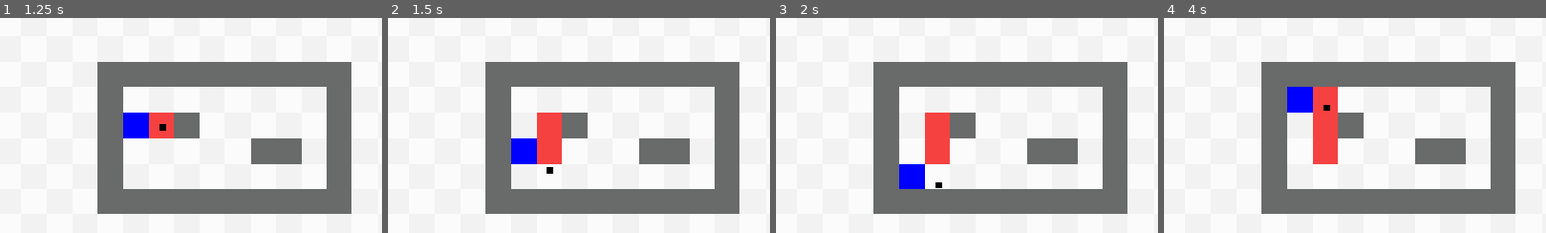
Above: before the commit, frames 1-4 (left to right).
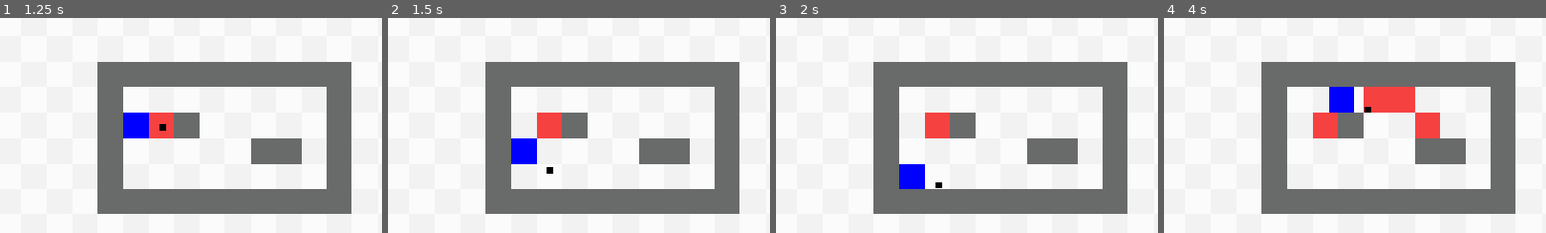
Above: after the commit, the same moments.

Repository: btoosey/Godot-Wild-Jam-99
Game: Godot game, scene res://scenes/main/main.tscn
Two runs of this game, one before a commit and one after it. Both use one fixed random seed, a clock stepped at 60 frames per second and the inputs below.
Inputs (mouse positions are % of the whole screen's width and height, from its top left):
- Up to frame 1 (1.25 s): tap Enter at 0.5 s; move the mouse to (72, 45) at 0.52 s; press the mouse at (72, 45) at 0.53 s; hold D (player_right) from 0.53 s (still down)
- Up to frame 2 (1.5 s): tap Space at 1.25 s; move the mouse to (30, 55) at 1.27 s; release D (player_right) at 1.28 s; release the mouse at (30, 55) at 1.28 s; hold S (player_down) from 1.28 s (still down); click (30, 55) at 1.35 s
- Up to frame 3 (2 s): keep holding S (player_down)
- Up to frame 4 (4 s): tap Enter at 2 s; move the mouse to (60, 28) at 2.02 s; release S (player_down) at 2.03 s; hold D (player_right) 2.03-2.78 s; hold Q (undo) 2.03-2.78 s; click (60, 28) at 2.3 s; move the mouse to (45, 70) at 2.77 s; hold W (player_up) 2.78-3.53 s; click (45, 70) at 2.85 s; tap Space at 3.5 s; move the mouse to (80, 65) at 3.52 s; press the mouse at (80, 65) at 3.53 s; hold A (player_left) from 3.53 s (still down)
The pictures show only the part of the screen within x 4-54%, y 14-64%; the shares and areas given below are measured in that part.

Frame 1 is identical in both runs. In frame 2, 0.8% of the frame differs, in the area x 39-46%, y 56-68%; in frame 3, 0.8%; in frame 4, 5.3%, in the area x 32-73%, y 32-68%.

Commit message:
FIX: rework level log to be able to undo paint states

Diff:
--- a/scenes/main/main.gd
+++ b/scenes/main/main.gd
@@ -10,6 +10,3 @@
 	game_state_machine.init()
 	#TODO relocate following lines to the level scene
 	level_log.log_level_state()
-	player.player_moved.connect(level_log.log_level_state)
-	player.player_moved.connect(paintbrush.try_paint)
-	paintbrush.cell_painted.connect(level_log.log_level_state)
--- a/scenes/main/main.tscn
+++ b/scenes/main/main.tscn
@@ -240,8 +240,10 @@
 step = 0.001
 value = 1.0
 
-[node name="LevelLog" type="Node" parent="." unique_id=654758267]
+[node name="LevelLog" type="Node" parent="." unique_id=654758267 node_paths=PackedStringArray("paintbrush", "player")]
 script = ExtResource("10_a8run")
+paintbrush = NodePath("../Paintbrush")
+player = NodePath("../Player")
 
 [connection signal="pressed" from="MainMenu/MainMenuButtons/StartGame" to="MainMenu" method="_on_start_game_pressed"]
 [connection signal="pressed" from="PauseMenu/VBoxContainer/ResumeButton" to="PauseMenu" method="_on_resume_button_pressed"]
--- a/scenes/paintbrush/paintbrush.gd
+++ b/scenes/paintbrush/paintbrush.gd
@@ -1,6 +1,6 @@
 class_name Paintbrush extends Node2D
 
-signal cell_painted(cell: Vector2i)
+signal cell_painted
 
 @export var player: Player
 
@@ -10,6 +10,11 @@
 
 var current_cell: Vector2i = Vector2i.ZERO
 var paint_button_held: bool = false
+var paint_state := {}
+
+
+func _ready() -> void:
+	player.player_moved.connect(_try_paint)
 
 
 func _process(_delta: float) -> void:
@@ -20,39 +25,53 @@
 	else:
 		current_cell = hovered_cell
 		if not player.grid_mover.is_moving:
-			try_paint()
+			_try_paint()
 
 
 func _input(event: InputEvent) -> void:
 	if event.is_action_pressed("paint"):
 		paint_button_held = true
-		try_paint()
+		if player.grid_mover.is_moving:
+			return
+		_try_paint()
 
 	if event.is_action_released("paint"):
 		paint_button_held = false
 
 
-func try_paint() -> void:
+func _try_paint() -> void:
 	if not paint_button_held:
 		return
 
-	if can_paint(current_cell):
-		paint_cell(current_cell)
+	if _can_paint(current_cell):
+		_paint_cell(current_cell)
 
 
-func can_paint(cell: Vector2i) -> bool:
+func _can_paint(cell: Vector2i) -> bool:
 	if walls.get_cell_tile_data(cell):
 		return false
 
 	return true
 
 
-func paint_cell(cell: Vector2i) -> void:
-	var old_mask: int = palette.cell_paint_state.get(cell, 0)
+func _paint_cell(cell: Vector2i) -> void:
+	var old_mask: int = paint_state.get(cell, 0)
 	var new_mask: int = old_mask | palette.current_paint_colour
 	if old_mask == new_mask:
 		return
 
-	palette.cell_paint_state[cell] = new_mask
+	paint_state[cell] = new_mask
 	paint.set_cell(cell, 0, palette.MASK_TO_ATLAS[new_mask])
-	cell_painted.emit(cell)
+	cell_painted.emit()
+
+
+func get_paint_snapshot() -> Dictionary:
+	return paint_state.duplicate()
+
+
+func restore_paint(snapshot: Dictionary) -> void:
+	paint_state = snapshot.duplicate()
+	paint.clear()
+
+	for cell: Vector2i in paint_state:
+		paint.set_cell(cell, 0, palette.MASK_TO_ATLAS[paint_state[cell]])
--- a/scenes/paintbrush/palette.gd
+++ b/scenes/paintbrush/palette.gd
@@ -14,5 +14,3 @@
 	RED | BLUE: Vector2i(5, 0),
 	RED | YELLOW | BLUE: Vector2i(6, 0)
 }
-
-var cell_paint_state := {}
--- a/scripts/components/level_log/level_log.gd
+++ b/scripts/components/level_log/level_log.gd
@@ -1,10 +1,18 @@
 extends Node
+
+@export var paintbrush: Paintbrush
+@export var player: Player
 
 @onready var paint: TileMapLayer = $"../Tilemaps/Paint"
 
 var allow_undo := true
 var turn_number := 0
-var level_log := []
+var level_log: Array[Dictionary] = []
+
+
+func _ready() -> void:
+	paintbrush.cell_painted.connect(log_level_state)
+	player.player_moved.connect(log_level_state)
 
 
 func _input(event: InputEvent) -> void:
@@ -19,21 +27,22 @@
 	if level_log.size() <= 1:
 		return
 
-	var player: Player = get_tree().get_nodes_in_group("players")[0]
-	player.global_position = level_log[-2][0]
-	paint.erase_cell(level_log[-1][1])
-
 	level_log.pop_back()
 	turn_number -= 1
 
+	var state := level_log[-1]
 
-func log_level_state(cell: Vector2i = Vector2i.ZERO) -> void:
-	var new_state := []
+	player.global_position = state["player"]
+	paintbrush.restore_paint(state["paint"])
 
-	for player: CharacterBody2D in get_tree().get_nodes_in_group("players"):
-		new_state.append(player.global_position)
 
-	new_state.append(cell)
+func log_level_state() -> void:
+	var player_position = player.global_position
+
+	var new_state := {
+		"player": player_position,
+		"paint": paintbrush.get_paint_snapshot(),
+	}
 
 	if level_log.is_empty() or level_log[-1] != new_state:
 		level_log.append(new_state)
